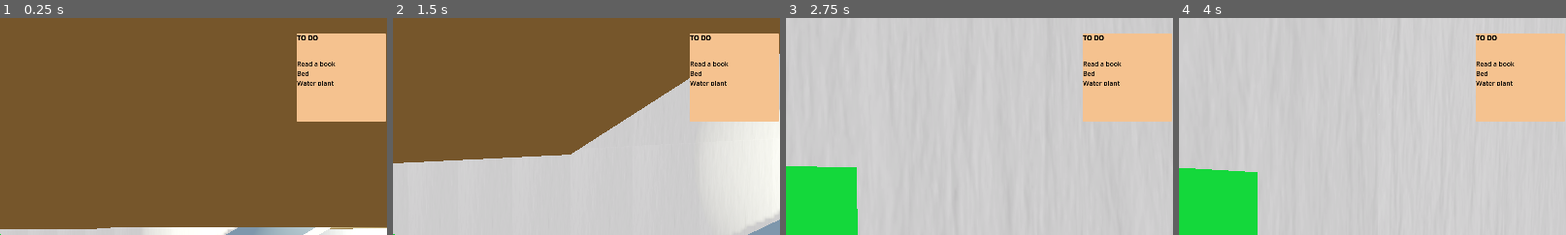
Above: before the commit, frames 1-4 (left to right).
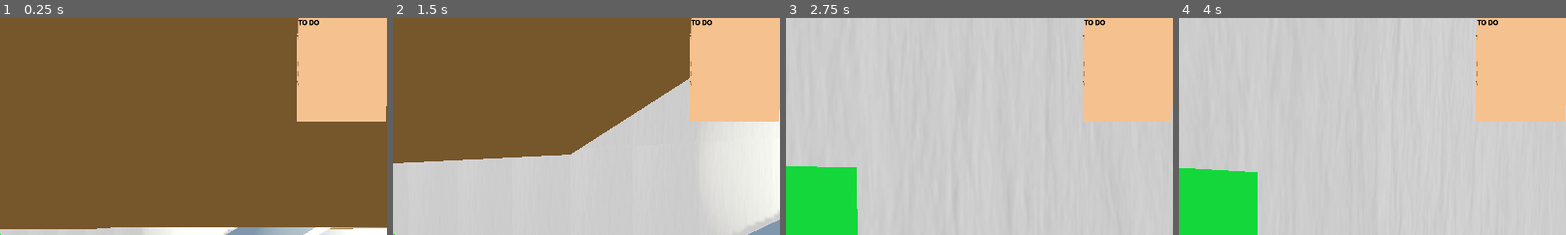
Above: after the commit, the same moments.

Repository: Zeki93/NGJ2025_ToDoList
Game: Godot game, scene res://Scenes/Main/main.tscn
Same seed, same stepped clock (60 frames per second), same inputs: the game is played once before the commit and once after it.
Inputs (mouse positions are % of the whole screen's width and height, from its top left):
- Up to frame 1 (0.25 s): no input
- Up to frame 2 (1.5 s): move the mouse to (55, 50) at 0.52 s; hold Ctrl (crouch) 0.53-1.28 s; hold Up (forward) from 0.53 s (still down); click (55, 50) at 0.67 s; tap Space (jump) at 0.77 s; move the mouse to (45, 50) at 1.27 s; tap Ctrl (crouch) at 1.35 s
- Up to frame 3 (2.75 s): keep holding Up (forward); tap Space (jump) at 1.52 s; move the mouse to (52, 48) at 2.02 s; hold Ctrl (crouch) from 2.03 s (still down)
- Up to frame 4 (4 s): keep holding Up (forward); tap Enter at 2.75 s; move the mouse to (49, 52) at 2.77 s; release Ctrl (crouch) at 2.78 s; tap Ctrl (crouch) at 2.85 s; click (49, 52) at 2.92 s; tap Space (jump) at 3.02, 3.5, 3.77 s; move the mouse to (57, 51) at 3.52 s; hold Ctrl (crouch) from 3.53 s (still down)
The pictures show only the part of the screen within x 50-100%, y 0-50%; the shares and areas given below are measured in that part.

The runs differ from the first frame. In frame 1, 2.1% of the frame differs, in the area x 76-100%, y 0-41%; in frame 2, 2.1%; in frame 3, 2.1%; in frame 4, 2.1%.

Commit message:
Objects from Zsky

Diff:
--- a/ngj2025_todolist/Components/Taskcontroller/Task.tscn
+++ b/ngj2025_todolist/Components/Taskcontroller/Task.tscn
@@ -9,7 +9,7 @@
 
 [sub_resource type="BoxShape3D" id="BoxShape3D_ifc70"]
 
-[node name="Node3D2" type="Node3D"]
+[node name="Node3D3" type="Node3D"]
 script = ExtResource("1_pga75")
 
 [node name="StaticBody3D" type="StaticBody3D" parent="."]
--- /dev/null
+++ b/ngj2025_todolist/Components/UI/ToDoList.tscn
@@ -0,0 +1,40 @@
+[gd_scene load_steps=4 format=3 uid="uid://cq6cowdgfuf6u"]
+
+[ext_resource type="Theme" uid="uid://dmxn3myerqldl" path="res://Theme/design_theme.tres" id="1_feto0"]
+[ext_resource type="Script" path="res://Components/UI/to_do_list.gd" id="1_kyyg4"]
+[ext_resource type="PackedScene" path="res://Components/UI/ToDoItem.tscn" id="2_kyyg4"]
+
+[node name="ToDoListPage" type="Control"]
+layout_mode = 3
+anchors_preset = 0
+offset_right = 40.0
+offset_bottom = 40.0
+script = ExtResource("1_kyyg4")
+
+[node name="ToDoPanel" type="Panel" parent="."]
+layout_mode = 0
+offset_left = 1700.0
+offset_right = 1920.0
+offset_bottom = 220.0
+theme = ExtResource("1_feto0")
+theme_type_variation = &"Panel"
+
+[node name="RichTextLabel" type="RichTextLabel" parent="ToDoPanel"]
+layout_mode = 0
+offset_right = 220.0
+offset_bottom = 40.0
+bbcode_enabled = true
+text = "[b]TO DO[/b]"
+
+[node name="ToDoItems Container" type="VBoxContainer" parent="ToDoPanel"]
+layout_mode = 1
+anchors_preset = 15
+anchor_right = 1.0
+anchor_bottom = 1.0
+offset_top = 40.0
+grow_horizontal = 2
+grow_vertical = 2
+
+[node name="ToDoItem" parent="ToDoPanel/ToDoItems Container" instance=ExtResource("2_kyyg4")]
+layout_mode = 2
+text = ""
--- a/ngj2025_todolist/Scenes/Main/main.tscn
+++ b/ngj2025_todolist/Scenes/Main/main.tscn
@@ -14,6 +14,7 @@
 [ext_resource type="ArrayMesh" uid="uid://yf6lxbqa8qqg" path="res://3D Objects/obj/book_single.obj" id="10_6t3k2"]
 [ext_resource type="ArrayMesh" uid="uid://dt87nauhbjlce" path="res://3D Objects/obj/bed_single_A.obj" id="11_vk4q2"]
 [ext_resource type="PackedScene" uid="uid://dlb4lbaie0avu" path="res://Components/House/Tasks/Water_plant.tscn" id="14_vk4q2"]
+[ext_resource type="PackedScene" uid="uid://cq6cowdgfuf6u" path="res://Components/UI/ToDoList.tscn" id="15_wliom"]
 
 [sub_resource type="ProceduralSkyMaterial" id="ProceduralSkyMaterial_qw60k"]
 sky_top_color = Color(0.519352, 0.690558, 0.915113, 1)
@@ -1160,4 +1161,6 @@
 [node name="Water_plant" parent="Taskcontroller" instance=ExtResource("14_vk4q2")]
 transform = Transform3D(1, 0, 0, 0, 1, 0, 0, 0, 1, 2.44631, 5, 10.576)
 
+[node name="ToDoListPage" parent="." instance=ExtResource("15_wliom")]
+
 [connection signal="timeout" from="Timer" to="Sleepcontroller" method="_on_timer_timeout"]
--- /dev/null
+++ b/ngj2025_todolist/Scenes/UI/energy_bar.tscn
@@ -0,0 +1,24 @@
+[gd_scene load_steps=2 format=3 uid="uid://b5b0fu5eyvq0u"]
+
+[ext_resource type="Script" path="res://Scenes/UI/EnergyBar.gd" id="1_o2m25"]
+
+[node name="EnergyBar" type="Control"]
+layout_mode = 3
+anchors_preset = 0
+script = ExtResource("1_o2m25")
+
+[node name="GreenPart" type="ColorRect" parent="."]
+layout_mode = 0
+offset_left = 1107.0
+offset_top = 599.0
+offset_right = 1147.0
+offset_bottom = 899.0
+rotation = 3.14159
+color = Color(0.333333, 1, 0, 1)
+
+[node name="RedPart" type="ColorRect" parent="GreenPart"]
+show_behind_parent = true
+layout_mode = 0
+offset_right = 40.0
+offset_bottom = 300.0
+color = Color(1, 0, 0, 1)
Not shown, added: ngj2025_todolist/3D Objects/ZSKY/AirFryer1.mtl
Not shown, added: ngj2025_todolist/3D Objects/ZSKY/AirFryer1.obj
Not shown, added: ngj2025_todolist/3D Objects/ZSKY/AirFryer1.obj.import
Not shown, added: ngj2025_todolist/3D Objects/ZSKY/AmericanfootballBall1.mtl
Not shown, added: ngj2025_todolist/3D Objects/ZSKY/AmericanfootballBall1.obj
Not shown, added: ngj2025_todolist/3D Objects/ZSKY/AmericanfootballBall1.obj.import
Not shown, added: ngj2025_todolist/3D Objects/ZSKY/AngleBrush1.mtl
Not shown, added: ngj2025_todolist/3D Objects/ZSKY/AngleBrush1.obj
Not shown, added: ngj2025_todolist/3D Objects/ZSKY/AngleBrush1.obj.import
Not shown, added: ngj2025_todolist/3D Objects/ZSKY/BachelorDresser1.mtl
Not shown, added: ngj2025_todolist/3D Objects/ZSKY/BachelorDresser1.obj
Not shown, added: ngj2025_todolist/3D Objects/ZSKY/BachelorDresser1.obj.import
(and 345 more such lines)
